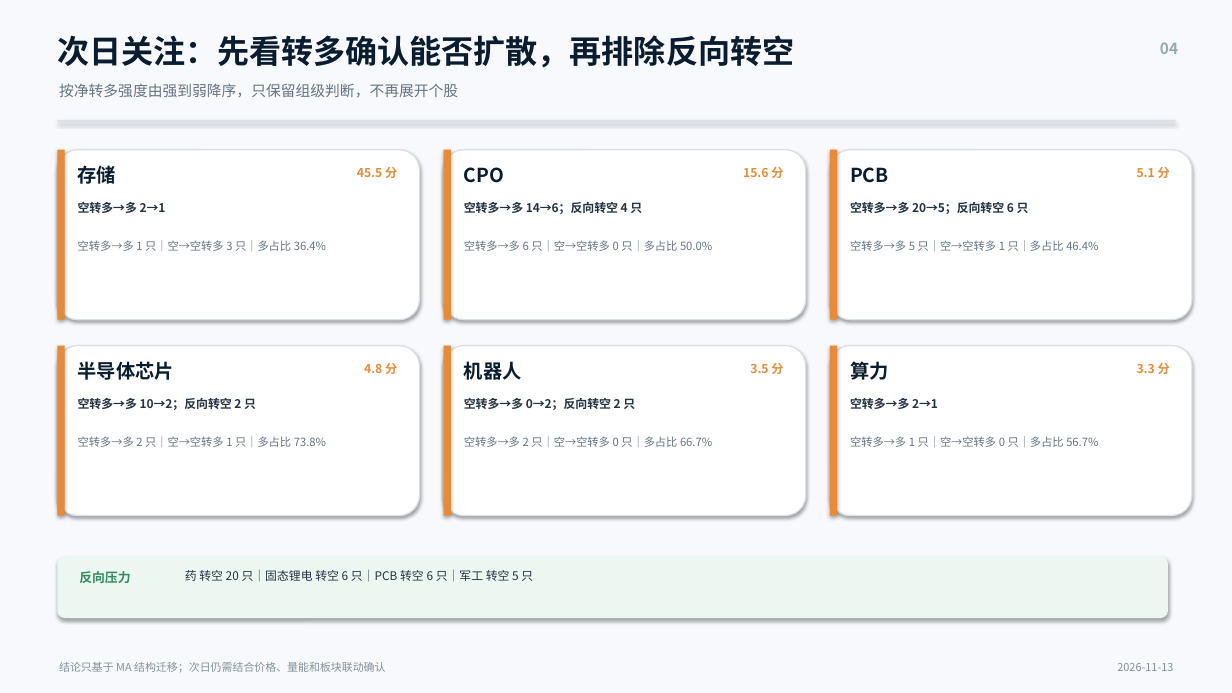
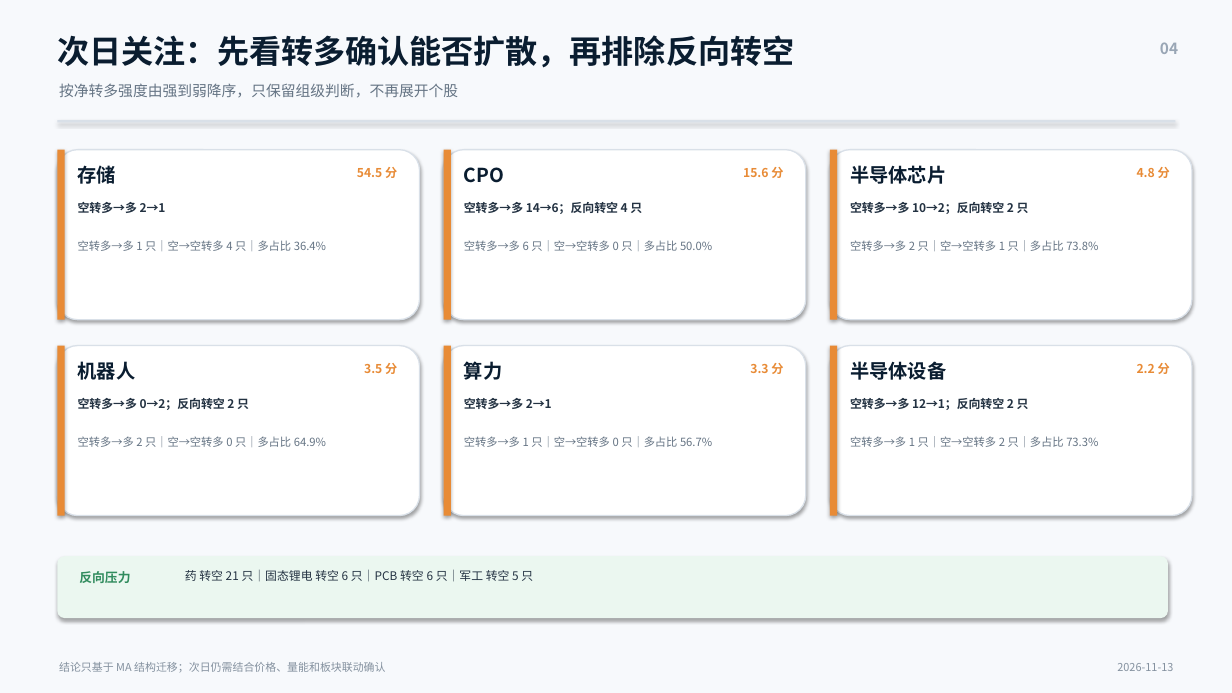
Before and after one commit to nancybhc/a-share-blast-lab, a slide deck: slide 4 of assets/多空阶段简报_2026-11-13.pptx. Drawn at 1232x693 pixels with LibreOffice and Linux fonts; fonts in the diff are those of the drawing. Boxes give left, top, right and bottom in pixels: in the first picture for what was removed or moved away, otherwise in the second. Text is boxed around its words. In the diff, an @@ line names an element or a change of style, - is before the commit and + after.

```diff
--- a/assets/多空阶段简报_2026-11-13.pptx
+++ b/assets/多空阶段简报_2026-11-13.pptx
@@ text at box(357, 167, 397, 178): text changed @@
-45.5 分
+54.5 分
@@ text at box(850, 165, 946, 184): text changed @@
-PCB
+半导体芯片
@@ text at box(1137, 167, 1170, 178): text changed @@
-5.1 分
+4.8 分
@@ text at box(850, 202, 1029, 214): text changed @@
-空转多→多 20→5；反向转空 6 只
+空转多→多 10→2；反向转空 2 只
@@ text at box(78, 240, 326, 251): text changed @@
-空转多→多 1 只｜空→空转多 3 只｜多占比 36.4%
+空转多→多 1 只｜空→空转多 4 只｜多占比 36.4%
@@ text at box(850, 240, 1098, 251): text changed @@
-空转多→多 5 只｜空→空转多 1 只｜多占比 46.4%
+空转多→多 2 只｜空→空转多 1 只｜多占比 73.8%
@@ text at box(78, 361, 136, 380): text changed @@
-半导体芯片
+机器人
@@ text at box(364, 363, 397, 374): text changed @@
-4.8 分
+3.5 分
@@ text at box(464, 361, 502, 380): text changed @@
-机器人
+算力
@@ text at box(850, 361, 946, 380): text changed @@
-算力
+半导体设备
@@ text at box(1137, 363, 1170, 374): text changed @@
-3.3 分
+2.2 分
@@ text at box(78, 398, 249, 410): text changed @@
-空转多→多 10→2；反向转空 2 只
+空转多→多 0→2；反向转空 2 只
@@ text at box(464, 398, 552, 409): text changed @@
-空转多→多 0→2；反向转空 2 只
+空转多→多 2→1
@@ text at box(850, 398, 1029, 410): text changed @@
-空转多→多 2→1
+空转多→多 12→1；反向转空 2 只
@@ text at box(78, 436, 326, 447): text changed @@
-空转多→多 2 只｜空→空转多 1 只｜多占比 73.8%
+空转多→多 2 只｜空→空转多 0 只｜多占比 64.9%
@@ text at box(464, 436, 712, 447): text changed @@
-空转多→多 2 只｜空→空转多 0 只｜多占比 66.7%
+空转多→多 1 只｜空→空转多 0 只｜多占比 56.7%
@@ text at box(850, 436, 1098, 447): text changed @@
-空转多→多 1 只｜空→空转多 0 只｜多占比 56.7%
+空转多→多 1 只｜空→空转多 2 只｜多占比 73.3%
@@ text at box(185, 570, 533, 582): text changed @@
-药 转空 20 只｜固态锂电 转空 6 只｜PCB 转空 6 只｜军工 转空 5 只
+药 转空 21 只｜固态锂电 转空 6 只｜PCB 转空 6 只｜军工 转空 5 只
```
Also in this commit, not shown: 3 other slides changed, 8 other files.
